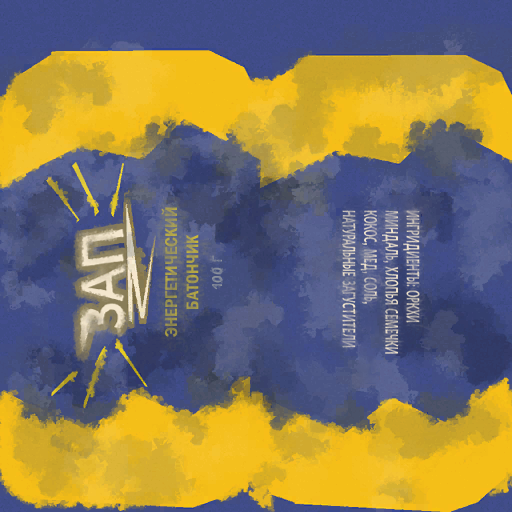
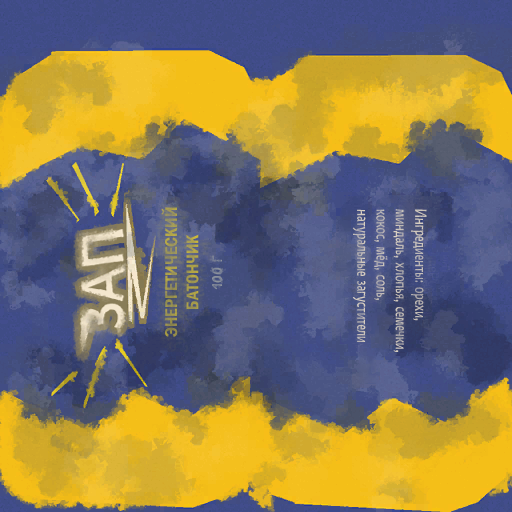
Comparing the layer stacks of the two 512×512 images. Changes:
added layer "Ингредиенты: орехи, миндаль, хлопья, семечки, кокос, мёд, соль," above "Энергетический батончик" over [350, 190, 451, 352]
hid "ингридиенты: оркхи миндаль, хлопья семечки кокос, мед, соль, на" over [332, 203, 430, 354]